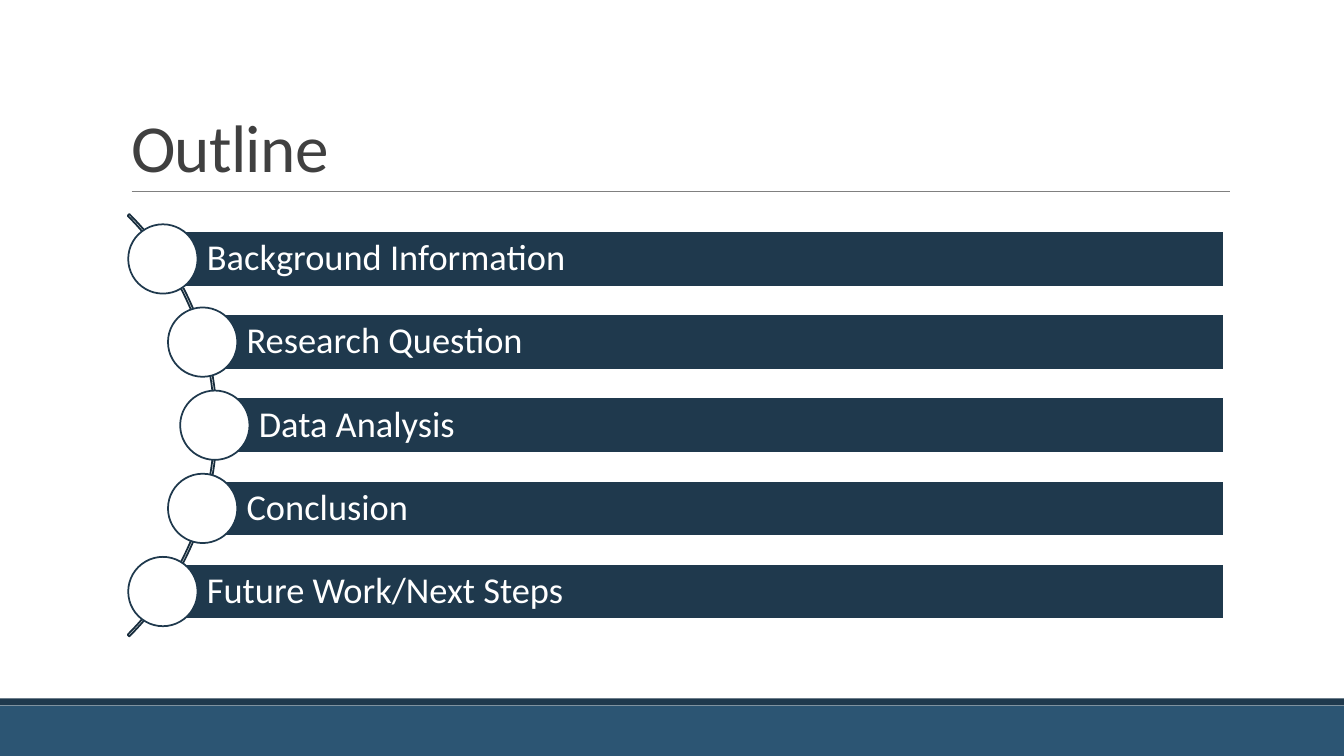
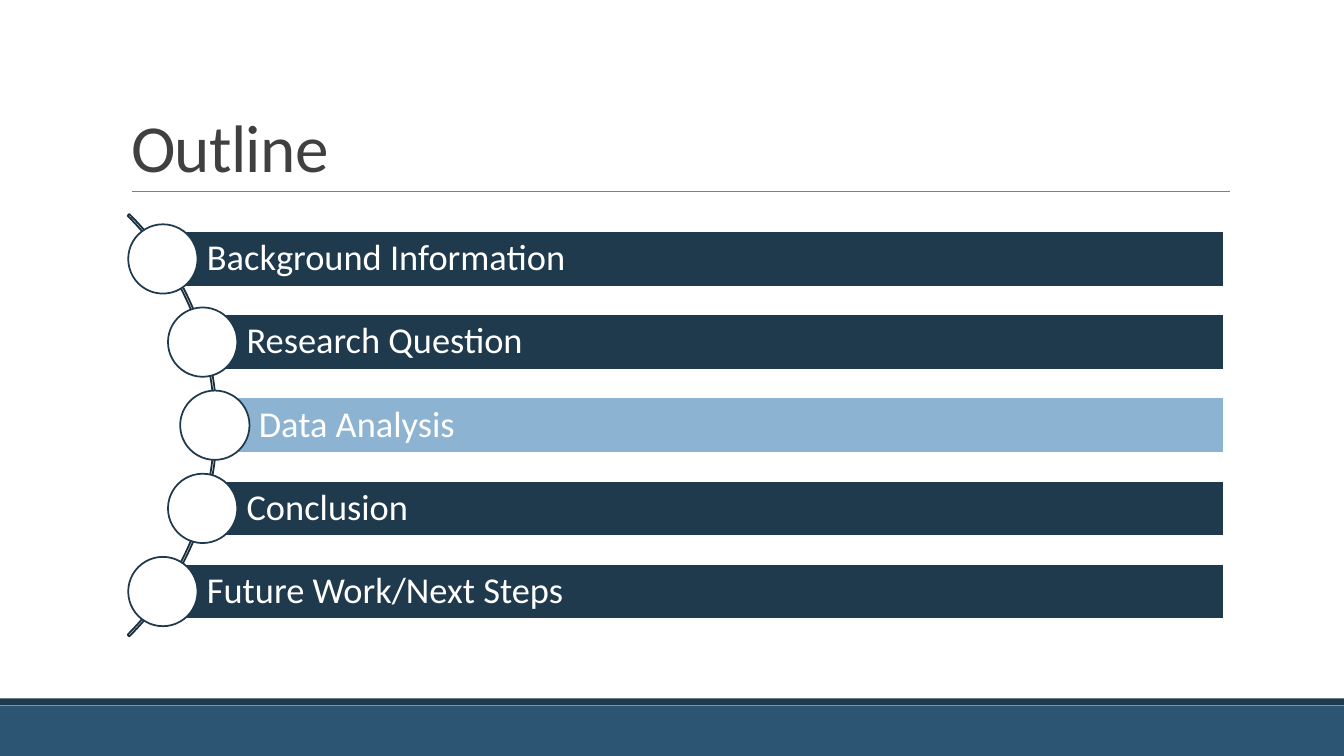
Before and after one commit to jackcopeland11/nyc_apartment_rent_analysis, a slide deck: slide 6 of Covid-19 and the NYC Apartment Market.pptx. Drawn at 1344x756 pixels with LibreOffice and Linux fonts; fonts in the diff are those of the drawing. Boxes give left, top, right and bottom in pixels: in the first picture for what was removed or moved away, otherwise in the second. Text is boxed around its words. In the diff, an @@ line names an element or a change of style, - is before the commit and + after.

```diff
--- a/Covid-19 and the NYC Apartment Market.pptx
+++ b/Covid-19 and the NYC Apartment Market.pptx
@@ rectangle at [215, 397, 1224, 453]: fill #1F394D to #8CB3D1 @@
```
Also in this commit, not shown: 10 other slides changed, 2 slides added.
